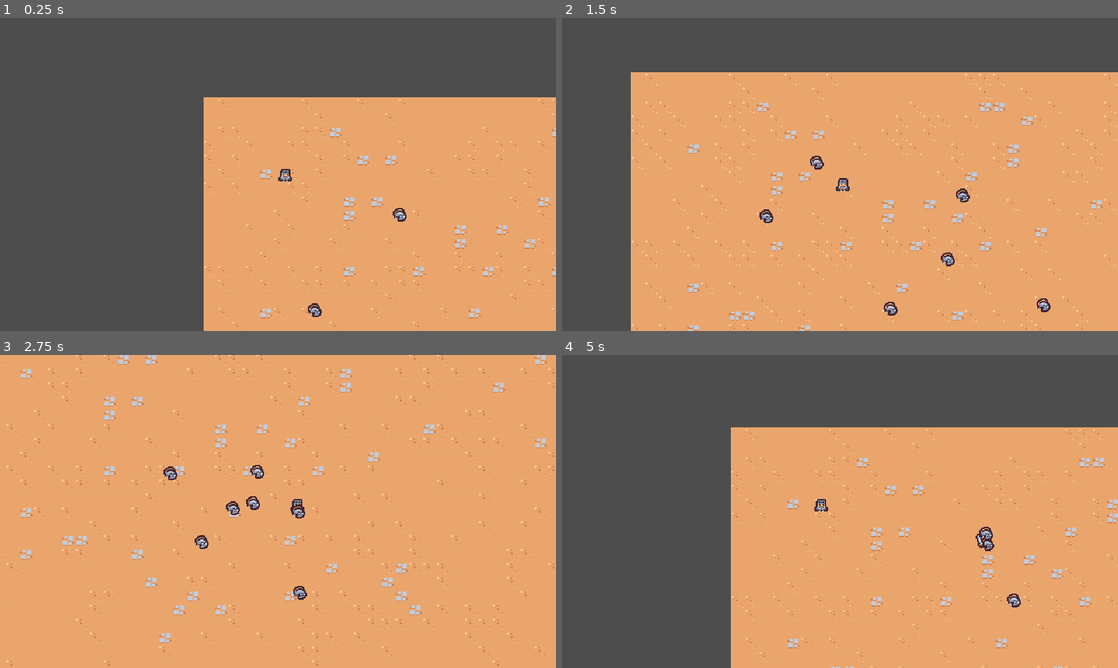
Above: before the commit, frames 1-4 (two rows, left to right).
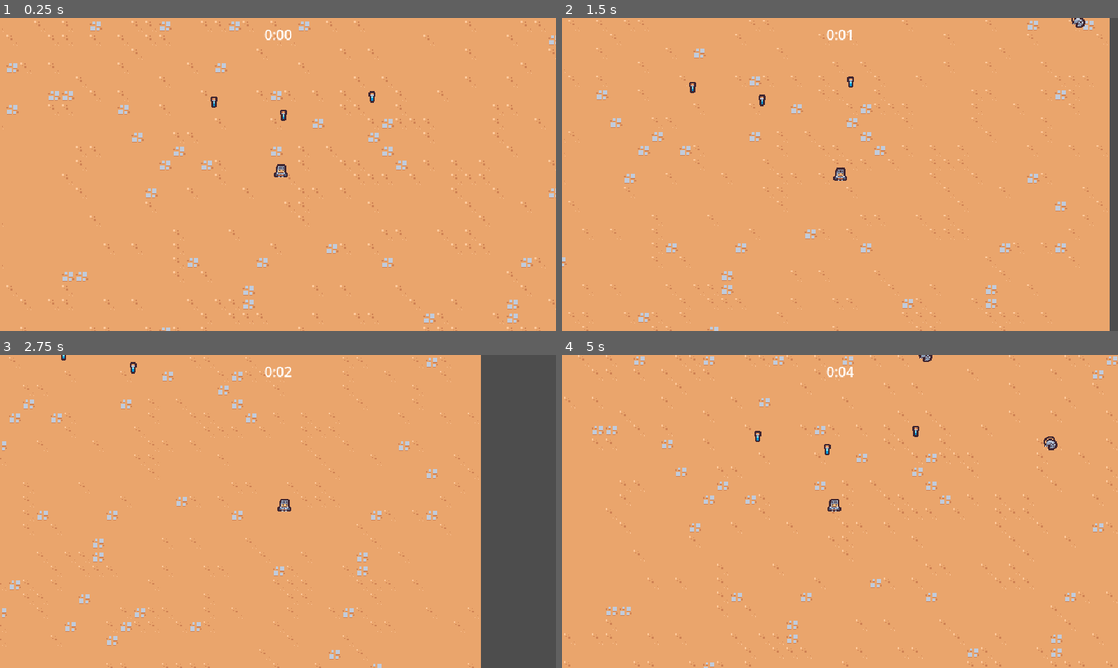
Above: after the commit, the same moments.

Repository: sh-cho/godot-survivor-tutorial
Game: Godot game, scene res://scenes/main/main.tscn
The game is run twice, just before and just after one commit, with the same random seed, the same clock (stepped at 60 frames per second) and the same inputs.
Inputs:
- Up to frame 1 (0.25 s): no input
- Up to frame 2 (1.5 s): tap Enter at 0.5 s; hold D (move_right) 0.53-1.28 s; hold S (move_down) from 1.28 s (still down)
- Up to frame 3 (2.75 s): release S (move_down) at 2.03 s; hold D (move_right) from 2.03 s (still down)
- Up to frame 4 (5 s): release D (move_right) at 2.78 s; hold W (move_up) 2.78-3.53 s; hold A (move_left) from 3.53 s (still down)

The runs differ from the first frame. In frame 1, 56% of the frame differs, in the area x 0-100%, y 0-100%; in frame 2, 33%; in frame 3, 19%; in frame 4, 50%.

Commit message:
~16

Diff:
--- a/project.godot
+++ b/project.godot
@@ -14,6 +14,10 @@
 run/main_scene="res://scenes/main/main.tscn"
 config/features=PackedStringArray("4.2", "Forward Plus")
 config/icon="res://icon.svg"
+
+[debug]
+
+gdscript/warnings/unused_parameter=0
 
 [display]
 
@@ -59,6 +63,7 @@
 2d_physics/layer_1="Terrain"
 2d_physics/layer_2="Player"
 2d_physics/layer_3="Enemy"
+2d_physics/layer_4="EnemyCollision"
 
 [rendering]
 
--- a/scenes/ability/sword_ability/sword_ability.tscn
+++ b/scenes/ability/sword_ability/sword_ability.tscn
@@ -1,6 +1,45 @@
 [gd_scene load_steps=6 format=3 uid="uid://dini725amwnfl"]
 
 [ext_resource type="Texture2D" uid="uid://hpmgxym8g133" path="res://scenes/ability/sword_ability/sword.png" id="1_65jmi"]
+
+[sub_resource type="Animation" id="Animation_jsajo"]
+length = 0.001
+tracks/0/type = "value"
+tracks/0/imported = false
+tracks/0/enabled = true
+tracks/0/path = NodePath("Sprite2D:rotation")
+tracks/0/interp = 1
+tracks/0/loop_wrap = true
+tracks/0/keys = {
+"times": PackedFloat32Array(0),
+"transitions": PackedFloat32Array(1),
+"update": 0,
+"values": [0.0]
+}
+tracks/1/type = "value"
+tracks/1/imported = false
+tracks/1/enabled = true
+tracks/1/path = NodePath("Sprite2D:scale")
+tracks/1/interp = 1
+tracks/1/loop_wrap = true
+tracks/1/keys = {
+"times": PackedFloat32Array(0),
+"transitions": PackedFloat32Array(1),
+"update": 0,
+"values": [Vector2(1, 1)]
+}
+tracks/2/type = "value"
+tracks/2/imported = false
+tracks/2/enabled = true
+tracks/2/path = NodePath("Area2D/CollisionShape2D:disabled")
+tracks/2/interp = 1
+tracks/2/loop_wrap = true
+tracks/2/keys = {
+"times": PackedFloat32Array(0),
+"transitions": PackedFloat32Array(1),
+"update": 1,
+"values": [true]
+}
 
 [sub_resource type="Animation" id="Animation_slmra"]
 resource_name = "swing"
@@ -57,45 +96,6 @@
 "values": [true, false, true]
 }
 
-[sub_resource type="Animation" id="Animation_jsajo"]
-length = 0.001
-tracks/0/type = "value"
-tracks/0/imported = false
-tracks/0/enabled = true
-tracks/0/path = NodePath("Sprite2D:rotation")
-tracks/0/interp = 1
-tracks/0/loop_wrap = true
-tracks/0/keys = {
-"times": PackedFloat32Array(0),
-"transitions": PackedFloat32Array(1),
-"update": 0,
-"values": [0.0]
-}
-tracks/1/type = "value"
-tracks/1/imported = false
-tracks/1/enabled = true
-tracks/1/path = NodePath("Sprite2D:scale")
-tracks/1/interp = 1
-tracks/1/loop_wrap = true
-tracks/1/keys = {
-"times": PackedFloat32Array(0),
-"transitions": PackedFloat32Array(1),
-"update": 0,
-"values": [Vector2(1, 1)]
-}
-tracks/2/type = "value"
-tracks/2/imported = false
-tracks/2/enabled = true
-tracks/2/path = NodePath("Area2D/CollisionShape2D:disabled")
-tracks/2/interp = 1
-tracks/2/loop_wrap = true
-tracks/2/keys = {
-"times": PackedFloat32Array(0),
-"transitions": PackedFloat32Array(1),
-"update": 1,
-"values": [true]
-}
-
 [sub_resource type="AnimationLibrary" id="AnimationLibrary_q5llv"]
 _data = {
 "RESET": SubResource("Animation_jsajo"),
--- a/scenes/basic_enemy/basic_enemy.gd
+++ b/scenes/game_object/basic_enemy/basic_enemy.gd
@@ -1,6 +1,6 @@
 extends CharacterBody2D
 
-const MAX_SPEED = 75
+const MAX_SPEED = 40
 
 
 # Called when the node enters the scene tree for the first time.
--- a/scenes/basic_enemy/basic_enemy.tscn
+++ b/scenes/game_object/basic_enemy/basic_enemy.tscn
@@ -1,7 +1,7 @@
 [gd_scene load_steps=5 format=3 uid="uid://bses7vk27cfvt"]
 
-[ext_resource type="Script" path="res://scenes/basic_enemy/basic_enemy.gd" id="1_gpcli"]
-[ext_resource type="Texture2D" uid="uid://cc6p0wg3ww2jf" path="res://scenes/basic_enemy/basic_enemy.png" id="1_m80w1"]
+[ext_resource type="Script" path="res://scenes/game_object/basic_enemy/basic_enemy.gd" id="1_gpcli"]
+[ext_resource type="Texture2D" uid="uid://cc6p0wg3ww2jf" path="res://scenes/game_object/basic_enemy/basic_enemy.png" id="1_m80w1"]
 
 [sub_resource type="CircleShape2D" id="CircleShape2D_jie0d"]
 radius = 13.0384
@@ -10,7 +10,9 @@
 radius = 5.0
 
 [node name="BasicEnemy" type="CharacterBody2D" groups=["enemy"]]
-collision_layer = 0
+collision_layer = 8
+collision_mask = 9
+motion_mode = 1
 script = ExtResource("1_gpcli")
 
 [node name="Area2D" type="Area2D" parent="."]
--- /dev/null
+++ b/scenes/game_object/experience_vial/experience_vial.gd
@@ -0,0 +1,9 @@
+extends Node2D
+
+
+func _ready():
+	$Area2D.area_entered.connect(on_area_entered)
+
+
+func on_area_entered(other_area: Area2D):
+	queue_free()
--- /dev/null
+++ b/scenes/game_object/experience_vial/experience_vial.tscn
@@ -0,0 +1,21 @@
+[gd_scene load_steps=4 format=3 uid="uid://c8j2qneyiwkhy"]
+
+[ext_resource type="Texture2D" uid="uid://b8voe6odvmhn5" path="res://scenes/game_object/experience_vial/experience_vial.png" id="1_d72hl"]
+[ext_resource type="Script" path="res://scenes/game_object/experience_vial/experience_vial.gd" id="1_iipyn"]
+
+[sub_resource type="CircleShape2D" id="CircleShape2D_xs8ts"]
+radius = 16.0
+
+[node name="ExperienceVial" type="Node2D"]
+script = ExtResource("1_iipyn")
+
+[node name="Area2D" type="Area2D" parent="."]
+collision_layer = 0
+collision_mask = 16
+
+[node name="CollisionShape2D" type="CollisionShape2D" parent="Area2D"]
+shape = SubResource("CircleShape2D_xs8ts")
+debug_color = Color(1.15158e-07, 0.635899, 0.411579, 0.42)
+
+[node name="Sprite2D" type="Sprite2D" parent="."]
+texture = ExtResource("1_d72hl")
--- a/scenes/game_camera/game_camera.gd
+++ b/scenes/game_object/game_camera/game_camera.gd
@@ -9,7 +9,7 @@
 
 func _process(delta):
 	acquire_target()
-	global_position = global_position.lerp(target_position, 1.0 - exp(-delta * 10))
+	global_position = global_position.lerp(target_position, 1.0 - exp(-delta * 20))
 
 
 func acquire_target():
--- a/scenes/game_camera/game_camera.tscn
+++ b/scenes/game_object/game_camera/game_camera.tscn
@@ -1,6 +1,6 @@
 [gd_scene load_steps=2 format=3 uid="uid://5jwlcn6cm23o"]
 
-[ext_resource type="Script" path="res://scenes/game_camera/game_camera.gd" id="1_ttled"]
+[ext_resource type="Script" path="res://scenes/game_object/game_camera/game_camera.gd" id="1_ttled"]
 
 [node name="GameCamera" type="Camera2D"]
 script = ExtResource("1_ttled")
--- a/scenes/player/player.gd
+++ b/scenes/game_object/player/player.gd
@@ -1,11 +1,11 @@
 extends CharacterBody2D
 
-const MAX_SPEED = 200
+const MAX_SPEED = 125
+const ACCELERATION_SMOOTHING = 25
 
 
-# Called when the node enters the scene tree for the first time.
 func _ready():
-	pass # Replace with function body.
+	pass
 
 
 
@@ -13,7 +13,10 @@
 func _process(delta):
 	var movement_vector = get_movement_vector()
 	var direction = movement_vector.normalized()
-	velocity = direction * MAX_SPEED
+	var target_velocity = direction * MAX_SPEED
+
+	velocity = velocity.lerp(target_velocity, 1 - exp(-delta * ACCELERATION_SMOOTHING))
+
 	move_and_slide()
 
 
--- a/scenes/player/player.tscn
+++ b/scenes/game_object/player/player.tscn
@@ -1,19 +1,32 @@
-[gd_scene load_steps=5 format=3 uid="uid://bpgwbwa1p3m6i"]
+[gd_scene load_steps=6 format=3 uid="uid://bpgwbwa1p3m6i"]
 
-[ext_resource type="Script" path="res://scenes/player/player.gd" id="1_dj72w"]
-[ext_resource type="Texture2D" uid="uid://jgxfupesel5x" path="res://scenes/player/player.png" id="1_gkmqs"]
+[ext_resource type="Script" path="res://scenes/game_object/player/player.gd" id="1_dj72w"]
+[ext_resource type="Texture2D" uid="uid://jgxfupesel5x" path="res://scenes/game_object/player/player.png" id="1_gkmqs"]
 [ext_resource type="PackedScene" uid="uid://b20x14h768t03" path="res://scenes/ability/sword_ability_controller/sword_ability_controller.tscn" id="2_d4cwq"]
+
+[sub_resource type="CircleShape2D" id="CircleShape2D_rcy15"]
+radius = 32.0
 
 [sub_resource type="CircleShape2D" id="CircleShape2D_jme47"]
 radius = 5.0
 
 [node name="Player" type="CharacterBody2D" groups=["player"]]
 collision_layer = 0
+motion_mode = 1
 script = ExtResource("1_dj72w")
 
 [node name="AbilityManager" type="Node" parent="."]
 
 [node name="SwordAbilityController" parent="AbilityManager" instance=ExtResource("2_d4cwq")]
+
+[node name="PickupArea" type="Area2D" parent="."]
+collision_layer = 16
+collision_mask = 0
+
+[node name="CollisionShape2D" type="CollisionShape2D" parent="PickupArea"]
+position = Vector2(2.08165e-12, -5)
+shape = SubResource("CircleShape2D_rcy15")
+debug_color = Color(4.3074e-06, 0.636303, 0.406577, 0.42)
 
 [node name="Sprite2D" type="Sprite2D" parent="."]
 texture = ExtResource("1_gkmqs")
--- a/scenes/main/main.tscn
+++ b/scenes/main/main.tscn
@@ -1,13 +1,24 @@
-[gd_scene load_steps=5 format=3 uid="uid://mapie6ivpd7j"]
+[gd_scene load_steps=8 format=3 uid="uid://mapie6ivpd7j"]
 
-[ext_resource type="PackedScene" uid="uid://5jwlcn6cm23o" path="res://scenes/game_camera/game_camera.tscn" id="1_4i4ay"]
-[ext_resource type="PackedScene" uid="uid://bpgwbwa1p3m6i" path="res://scenes/player/player.tscn" id="1_55gsj"]
+[ext_resource type="PackedScene" uid="uid://5jwlcn6cm23o" path="res://scenes/game_object/game_camera/game_camera.tscn" id="1_4i4ay"]
+[ext_resource type="PackedScene" uid="uid://bpgwbwa1p3m6i" path="res://scenes/game_object/player/player.tscn" id="1_55gsj"]
+[ext_resource type="PackedScene" uid="uid://eadorq7tpodo" path="res://scenes/manager/enemy_manager.tscn" id="1_ae56y"]
 [ext_resource type="TileSet" uid="uid://b6us1ivpw5jq2" path="res://resources/tileset.tres" id="1_hxoa7"]
-[ext_resource type="PackedScene" uid="uid://bses7vk27cfvt" path="res://scenes/basic_enemy/basic_enemy.tscn" id="4_r1x8k"]
+[ext_resource type="PackedScene" uid="uid://b7qp4yxql7fd3" path="res://scenes/manager/arena_time_manager.tscn" id="1_ojovw"]
+[ext_resource type="PackedScene" uid="uid://i3j5tfdya4cy" path="res://scenes/ui/arena_time_ui.tscn" id="1_sfy4a"]
+[ext_resource type="PackedScene" uid="uid://c8j2qneyiwkhy" path="res://scenes/game_object/experience_vial/experience_vial.tscn" id="7_owtqs"]
 
 [node name="Main" type="Node"]
 
+[node name="ArenaTimeUI" parent="." node_paths=PackedStringArray("arena_time_manager") instance=ExtResource("1_sfy4a")]
+arena_time_manager = NodePath("../ArenaTimeManager")
+
+[node name="ArenaTimeManager" parent="." instance=ExtResource("1_ojovw")]
+
+[node name="EnemyManager" parent="." instance=ExtResource("1_ae56y")]
+
 [node name="GameCamera" parent="." instance=ExtResource("1_4i4ay")]
+position = Vector2(2, 1)
 
 [node name="TileMap" type="TileMap" parent="."]
 tile_set = ExtResource("1_hxoa7")
@@ -15,28 +26,13 @@
 layer_0/tile_data = PackedInt32Array(1638448, 0, 4, 1572912, 0, 4, 1507376, 0, 4, 1441840, 65536, 4, 1376304, 0, 4, 131 …(32617 unchanged characters)…
 
 [node name="Player" parent="." instance=ExtResource("1_55gsj")]
-position = Vector2(94, 97)
+position = Vector2(381, 374)
 
-[node name="BasicEnemy" parent="." instance=ExtResource("4_r1x8k")]
-position = Vector2(244, 145)
+[node name="ExperienceVial" parent="." instance=ExtResource("7_owtqs")]
+position = Vector2(304, 287)
 
-[node name="BasicEnemy2" parent="." instance=ExtResource("4_r1x8k")]
-position = Vector2(132, 267)
+[node name="ExperienceVial2" parent="." instance=ExtResource("7_owtqs")]
+position = Vector2(384, 302)
 
-[node name="BasicEnemy3" parent="." instance=ExtResource("4_r1x8k")]
-position = Vector2(363, 366)
-
-[node name="BasicEnemy4" parent="." instance=ExtResource("4_r1x8k")]
-position = Vector2(460, 278)
-
-[node name="BasicEnemy5" parent="." instance=ExtResource("4_r1x8k")]
-position = Vector2(263, 468)
-
-[node name="BasicEnemy6" parent="." instance=ExtResource("4_r1x8k")]
-position = Vector2(514, 503)
-
-[node name="BasicEnemy7" parent="." instance=ExtResource("4_r1x8k")]
-position = Vector2(573, 327)
-
-[node name="BasicEnemy8" parent="." instance=ExtResource("4_r1x8k")]
-position = Vector2(492, 170)
+[node name="ExperienceVial3" parent="." instance=ExtResource("7_owtqs")]
+position = Vector2(486, 281)
--- /dev/null
+++ b/scenes/manager/arena_time_manager.gd
@@ -0,0 +1,8 @@
+extends Node
+
+
+@onready var timer = $Timer
+
+
+func get_time_elapsed():
+	return timer.wait_time - timer.time_left
--- /dev/null
+++ b/scenes/manager/arena_time_manager.tscn
@@ -0,0 +1,11 @@
+[gd_scene load_steps=2 format=3 uid="uid://b7qp4yxql7fd3"]
+
+[ext_resource type="Script" path="res://scenes/manager/arena_time_manager.gd" id="1_841cd"]
+
+[node name="ArenaTimeManager" type="Node"]
+script = ExtResource("1_841cd")
+
+[node name="Timer" type="Timer" parent="."]
+wait_time = 60.0
+one_shot = true
+autostart = true
--- /dev/null
+++ b/scenes/manager/enemy_manager.gd
@@ -0,0 +1,23 @@
+extends Node
+
+# 10px outside
+const SPAWN_RADIUS = 375
+
+@export var basic_enemy_scene: PackedScene
+
+func _ready():
+	$Timer.timeout.connect(on_timer_timeout)
+
+
+func on_timer_timeout():
+	# Spawn outside of the view
+	var player = get_tree().get_first_node_in_group("player") as Node2D
+	if player == null:
+		return
+
+	var random_direction = Vector2.RIGHT.rotated(randf_range(0, TAU))
+	var spawn_position = player.global_position + (random_direction * SPAWN_RADIUS)
+
+	var enemy = basic_enemy_scene.instantiate() as Node2D
+	get_parent().add_child(enemy)
+	enemy.global_position = spawn_position
--- /dev/null
+++ b/scenes/manager/enemy_manager.tscn
@@ -0,0 +1,11 @@
+[gd_scene load_steps=3 format=3 uid="uid://eadorq7tpodo"]
+
+[ext_resource type="Script" path="res://scenes/manager/enemy_manager.gd" id="1_46876"]
+[ext_resource type="PackedScene" uid="uid://bses7vk27cfvt" path="res://scenes/game_object/basic_enemy/basic_enemy.tscn" id="2_ytlsn"]
+
+[node name="EnemyManager" type="Node"]
+script = ExtResource("1_46876")
+basic_enemy_scene = ExtResource("2_ytlsn")
+
+[node name="Timer" type="Timer" parent="."]
+autostart = true
--- /dev/null
+++ b/scenes/ui/arena_time_ui.gd
@@ -0,0 +1,17 @@
+extends CanvasLayer
+
+@export var arena_time_manager: Node
+@onready var label = %Label
+
+func _process(delta):
+	if arena_time_manager == null:
+		return
+
+	var time_elapsed = arena_time_manager.get_time_elapsed()
+	label.text = format_seconds_to_string(time_elapsed)
+
+
+func format_seconds_to_string(seconds: float) -> String:
+	var minutes = floor(seconds / 60)
+	var remaining_seconds = floor(seconds - (minutes * 60))
+	return "%d:%02d" % [minutes, remaining_seconds]
--- /dev/null
+++ b/scenes/ui/arena_time_ui.tscn
@@ -0,0 +1,24 @@
+[gd_scene load_steps=2 format=3 uid="uid://i3j5tfdya4cy"]
+
+[ext_resource type="Script" path="res://scenes/ui/arena_time_ui.gd" id="1_1qt50"]
+
+[node name="ArenaTimeUI" type="CanvasLayer"]
+script = ExtResource("1_1qt50")
+
+[node name="MarginContainer" type="MarginContainer" parent="."]
+anchors_preset = 15
+anchor_right = 1.0
+anchor_bottom = 1.0
+offset_top = -1.0
+offset_bottom = -1.0
+grow_horizontal = 2
+grow_vertical = 2
+mouse_filter = 2
+theme_override_constants/margin_top = 8
+
+[node name="Label" type="Label" parent="MarginContainer"]
+unique_name_in_owner = true
+layout_mode = 2
+size_flags_horizontal = 4
+size_flags_vertical = 0
+text = "test"
Renamed: scenes/basic_enemy/basic_enemy.png -> scenes/game_object/basic_enemy/basic_enemy.png
Not shown, changed: scenes/game_object/basic_enemy/basic_enemy.png.import
Binary file added: scenes/game_object/experience_vial/experience_vial.png
Not shown, changed: scenes/game_object/experience_vial/experience_vial.png.import
Renamed: scenes/player/player.png -> scenes/game_object/player/player.png
Not shown, added: scenes/game_object/player/player.png.import
